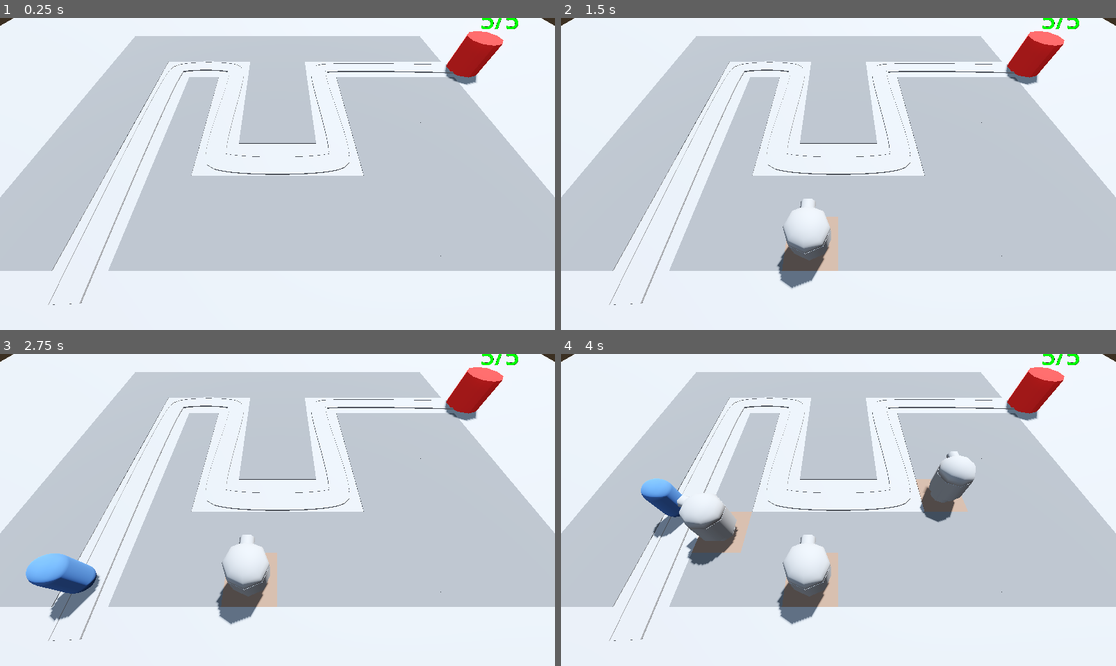
Above: before the commit, frames 1-4 (two rows, left to right).
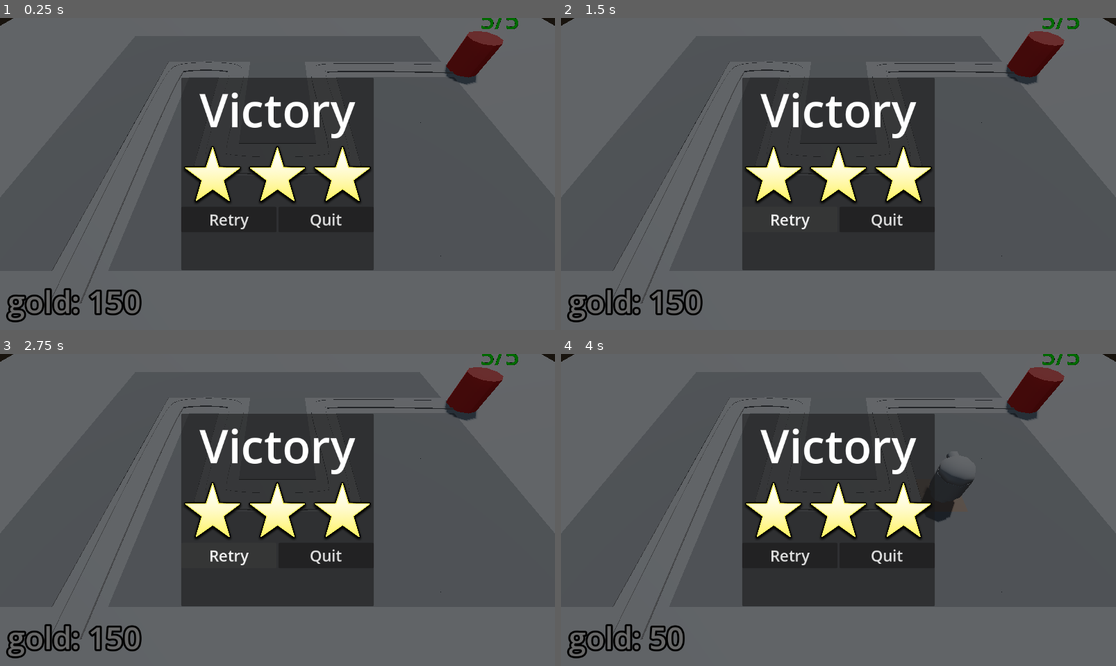
Above: after the commit, the same moments.

Repository: arnoldblake/BarbarianBlaster
Game: Godot game, scene res://BaseLevel.tscn
The game is run twice, just before and just after one commit, with the same random seed, the same clock (stepped at 60 frames per second) and the same inputs.
Inputs (mouse positions are in pixels of both pictures, inside the frame that each line leads up to):
- Up to frame 1 (0.25 s): no input
- Up to frame 2 (1.5 s): click (788, 220) at 0.5 s, where only the run after the commit has a clickable "Retry"; click (788, 220) at 1.25 s, where only the run after the commit has a clickable "Retry"
- Up to frame 3 (2.75 s): click (227, 556) at 2 s, where only the run after the commit has a clickable "Retry"
- Up to frame 4 (4 s): move the mouse to (960, 494) at 2.77 s; press the mouse at (960, 494) at 2.78 s; move the mouse to (727, 525) at 3.52 s; release the mouse at (727, 525) at 3.53 s; click (727, 525) at 3.6 s

The runs differ from the first frame. In frame 1, 99% of the frame differs, in the area x 0-100%, y 0-100%; in frame 2, 99%; in frame 3, 99%; in frame 4, 99%.

Commit message:
Victory Screen

Diff:
--- /dev/null
+++ b/Bank.gd
@@ -0,0 +1,13 @@
+extends MarginContainer
+
+@export var starting_gold : int = 150
+@onready var label = $Label
+
+
+var gold: int:
+	set(gold_in):
+		gold = max(gold_in, 0)
+		label.text = "gold: " + str(gold)
+
+func _ready() -> void:
+	gold = starting_gold
--- a/Base/Base.gd
+++ b/Base/Base.gd
@@ -3,25 +3,25 @@
 @onready var health_label: Label3D = $Label3D
 @export var max_health := 5
 var health : int:
-    set(new_health):
-        health = new_health
-        on_health_set()
-    get:
-        return health
+	set(new_health):
+		health = new_health
+		on_health_set()
+	get:
+		return health
 
 func on_health_set() -> void:
-    health_label.text = str(health) + "/" + str(max_health)
-    var green = Color.GREEN
-    var red = Color.RED
-    var blended_color := red.lerp(green, float(health) / float(max_health))
-    health_label.modulate = blended_color
-    if health < 1:
-        get_tree().reload_current_scene()
+	health_label.text = str(health) + "/" + str(max_health)
+	var green = Color.GREEN
+	var red = Color.RED
+	var blended_color := red.lerp(green, float(health) / float(max_health))
+	health_label.modulate = blended_color
+	if health < 1:
+		get_tree().reload_current_scene()
 
 
 # Called when the node enters the scene tree for the first time.
 func _ready() -> void:
-    health = max_health
+	health = max_health
 
 func  take_damage() -> void:
-    health -= 1
+	health -= 1
--- a/BaseLevel.tscn
+++ b/BaseLevel.tscn
@@ -7,6 +7,9 @@
 [ext_resource type="PackedScene" uid="uid://dgskpchehf6id" path="res://Enemy/Enemy.tscn" id="4_6540i"]
 [ext_resource type="Script" path="res://TurretManager.gd" id="5_ujjnh"]
 [ext_resource type="PackedScene" uid="uid://owva6pga3q40" path="res://Turret/Turret.tscn" id="6_8aokb"]
+[ext_resource type="Script" path="res://Bank.gd" id="8_n2oc4"]
+[ext_resource type="PackedScene" uid="uid://84y5tr0nh0qa" path="res://DifficultyManager/difficulty_manager.tscn" id="9_r2v4e"]
+[ext_resource type="PackedScene" uid="uid://fktpueug5kat" path="res://UserInterface/victory_layer.tscn" id="10_ujw05"]
 
 [sub_resource type="ProceduralSkyMaterial" id="ProceduralSkyMaterial_6r0yt"]
 sky_horizon_color = Color(0.64625, 0.65575, 0.67075, 1)
@@ -27,6 +30,11 @@
 "tilts": PackedFloat32Array(0, 0, 0, 0, 0, 0, 0)
 }
 point_count = 7
+
+[sub_resource type="LabelSettings" id="LabelSettings_l7ilt"]
+font_size = 64
+outline_size = 16
+outline_color = Color(0, 0, 0, 1)
 
 [node name="BaseLevel" type="Node3D"]
 
@@ -53,10 +61,12 @@
 "cells": PackedInt32Array(65530, 0, 0, 65530, 1, 0, 65530, 65535, 0, 65530, 65534, 0, 65530, 65533, 0, 5, 0, 0, 5, 6553 …(1042 unchanged characters)…
 }
 
-[node name="EnemyPath" type="Path3D" parent="."]
+[node name="EnemyPath" type="Path3D" parent="." node_paths=PackedStringArray("difficulty_manager", "victory_layer")]
 curve = SubResource("Curve3D_25sd6")
 script = ExtResource("3_r7y5y")
 enemy_scene = ExtResource("4_6540i")
+difficulty_manager = NodePath("../DifficultyManager")
+victory_layer = NodePath("../VictoryLayer")
 
 [node name="Road" type="CSGPolygon3D" parent="EnemyPath"]
 polygon = PackedVector2Array(-1, 0, -1, 0.1, 1, 0.1, 1, 0)
@@ -66,7 +76,7 @@
 path_interval = 0.5
 path_simplify_angle = 0.0
 path_rotation = 2
-path_local = false
+path_local = true
 path_continuous_u = true
 path_u_distance = 1.0
 path_joined = false
@@ -79,7 +89,7 @@
 path_interval = 0.5
 path_simplify_angle = 0.0
 path_rotation = 2
-path_local = false
+path_local = true
 path_continuous_u = true
 path_u_distance = 1.0
 path_joined = false
@@ -92,7 +102,7 @@
 path_interval = 0.5
 path_simplify_angle = 0.0
 path_rotation = 2
-path_local = false
+path_local = true
 path_continuous_u = true
 path_u_distance = 1.0
 path_joined = false
@@ -109,4 +119,29 @@
 turret = ExtResource("6_8aokb")
 enemy_path = NodePath("../EnemyPath")
 
+[node name="Bank" type="MarginContainer" parent="." groups=["Bank"]]
+anchors_preset = 15
+anchor_right = 1.0
+anchor_bottom = 1.0
+grow_horizontal = 2
+grow_vertical = 2
+mouse_filter = 2
+theme_override_constants/margin_left = 16
+theme_override_constants/margin_top = 16
+theme_override_constants/margin_right = 16
+theme_override_constants/margin_bottom = 16
+script = ExtResource("8_n2oc4")
+
+[node name="Label" type="Label" parent="Bank"]
+layout_mode = 2
+size_flags_horizontal = 0
+size_flags_vertical = 8
+text = "Money"
+label_settings = SubResource("LabelSettings_l7ilt")
+
+[node name="DifficultyManager" parent="." instance=ExtResource("9_r2v4e")]
+
+[node name="VictoryLayer" parent="." instance=ExtResource("10_ujw05")]
+
 [connection signal="timeout" from="EnemyPath/Timer" to="EnemyPath" method="spawn_enemy"]
+[connection signal="stop_spawning_enemies" from="DifficultyManager" to="EnemyPath" method="_on_difficulty_manager_stop_spawning_enemies"]
--- /dev/null
+++ b/DifficultyManager/difficulty_manager.gd
@@ -0,0 +1,25 @@
+extends Node
+
+signal stop_spawning_enemies
+
+@export var game_length : float = 30.0
+@export var spawn_time_curve : Curve
+@export var enemy_health_curve : Curve
+@onready var timer: Timer = $Timer
+
+# Called when the node enters the scene tree for the first time.
+func _ready():
+	timer.start(game_length)
+
+func game_progress_ratio() -> float:
+	return 1.0 - (timer.time_left / game_length)
+
+func get_spawn_time() -> float:
+	return spawn_time_curve.sample(game_progress_ratio())
+
+func get_enemy_health() -> float:
+	return enemy_health_curve.sample(game_progress_ratio())
+
+
+func _on_timer_timeout():
+	stop_spawning_enemies.emit()
--- /dev/null
+++ b/DifficultyManager/difficulty_manager.tscn
@@ -0,0 +1,27 @@
+[gd_scene load_steps=4 format=3 uid="uid://84y5tr0nh0qa"]
+
+[ext_resource type="Script" path="res://DifficultyManager/difficulty_manager.gd" id="1_h4cfq"]
+
+[sub_resource type="Curve" id="Curve_rhkvw"]
+min_value = 0.25
+max_value = 2.0
+_data = [Vector2(0, 2), 0.0, -1.75, 0, 1, Vector2(1, 0.25), -1.75, 0.0, 1, 0]
+point_count = 2
+
+[sub_resource type="Curve" id="Curve_lkxa8"]
+min_value = 2.0
+max_value = 6.0
+_data = [Vector2(0, 2), 0.0, 4.0, 0, 1, Vector2(0.25, 3), 4.0, 0.0, 1, 1, Vector2(0.75, 3), 0.0, 12.0, 1, 1, Vector2(1, 6), 12.0, -2.24842, 1, 0]
+point_count = 4
+metadata/_snap_enabled = true
+metadata/_snap_count = 2
+
+[node name="DifficultyManager" type="Node"]
+script = ExtResource("1_h4cfq")
+spawn_time_curve = SubResource("Curve_rhkvw")
+enemy_health_curve = SubResource("Curve_lkxa8")
+
+[node name="Timer" type="Timer" parent="."]
+one_shot = true
+
+[connection signal="timeout" from="Timer" to="." method="_on_timer_timeout"]
--- a/Enemy/Enemy.gd
+++ b/Enemy/Enemy.gd
@@ -1,19 +1,24 @@
 extends PathFollow3D
 
 @export var movement_speed := 5
-@export var max_health := 5
+@export var max_health := 2
+@export var gold_value : int = 15
+
+
+@onready var base = get_tree().get_first_node_in_group("Base")
+@onready var animation_player = $AnimationPlayer
+@onready var bank : MarginContainer = get_tree().get_first_node_in_group("Bank")
+
 var health : int:
 	set(new_health):
-		health = new_health
 		if new_health < health:
 			animation_player.play("hit")
+		health = new_health
 		if health < 1:
+			bank.gold += gold_value
 			queue_free()
 	get:
 		return health
-
-@onready var base = get_tree().get_first_node_in_group("Base")
-@onready var animation_player = $AnimationPlayer
 
 func _ready() -> void:
 	health = max_health
@@ -21,9 +26,9 @@
 # Called every frame. 'delta' is the elapsed time since the previous frame.
 func _process(delta: float) -> void:
 	if progress_ratio == 1.0:
-		print(progress_ratio)
 		base.take_damage()
 		set_process(false)
+		queue_free()
 	else:
 		progress += delta * movement_speed
 
--- a/EnemyPath.gd
+++ b/EnemyPath.gd
@@ -1,7 +1,24 @@
 extends Path3D
 
 @export var enemy_scene : PackedScene
+@export var difficulty_manager: Node
+@export var victory_layer : CanvasLayer
+@onready var timer = $Timer
 
 func spawn_enemy() -> void:
 	var new_enemy = enemy_scene.instantiate()
+	new_enemy.max_health = difficulty_manager.get_enemy_health()
 	add_child(new_enemy)
+	timer.wait_time = difficulty_manager.get_spawn_time()
+	new_enemy.tree_exited.connect(enemy_defeated)
+
+
+func _on_difficulty_manager_stop_spawning_enemies():
+	timer.stop()
+
+func enemy_defeated() -> void:
+	if timer.is_stopped():
+		for child in get_children():
+			if child is PathFollow3D:
+				return
+		victory_layer.visible = true
--- a/RayCamera/Ray_Camera.gd
+++ b/RayCamera/Ray_Camera.gd
@@ -2,7 +2,9 @@
 
 @export	var grid_map : GridMap
 @export var turret_manager : Node3D
+@export var turret_cost : int = 100
 @onready var ray :RayCast3D = $RayCast3D
+@onready var bank : MarginContainer = get_tree().get_first_node_in_group("Bank")
 
 # Called when the node enters the scene tree for the first time.
 func _ready() -> void:
@@ -16,15 +18,20 @@
 	ray.force_raycast_update()
 
 	if ray.is_colliding():
-		Input.set_default_cursor_shape(Input.CURSOR_POINTING_HAND)
-		var collider = ray.get_collider()
-		if collider is GridMap:
-			if Input.is_action_pressed("click"):
-				var collision_point = ray.get_collision_point()
-				var cell = grid_map.local_to_map(collision_point)
-				if grid_map.get_cell_item(cell) == 0:
-					grid_map.set_cell_item(cell, 1)
-					var tile_position = grid_map.map_to_local(cell)
-					turret_manager.build_turret(tile_position)
+		if bank.gold >= turret_cost:
+			Input.set_default_cursor_shape(Input.CURSOR_POINTING_HAND)
+			var collider = ray.get_collider()
+			if collider is GridMap:
+				if Input.is_action_pressed("click"):
+					var collision_point = ray.get_collision_point()
+					var cell = grid_map.local_to_map(collision_point)
+					if grid_map.get_cell_item(cell) == 0:
+						grid_map.set_cell_item(cell, 1)
+						var tile_position = grid_map.map_to_local(cell)
+						turret_manager.build_turret(tile_position)
+						bank.gold -= turret_cost
+
+		else:
+			Input.set_default_cursor_shape(Input.CURSOR_ARROW)
 	else:
 		Input.set_default_cursor_shape(Input.CURSOR_ARROW)
--- /dev/null
+++ b/UserInterface/victory_layer.gd
@@ -0,0 +1,8 @@
+extends CanvasLayer
+
+func _on_retry_button_pressed():
+	get_tree().reload_current_scene()
+
+
+func _on_quit_button_pressed():
+	get_tree().quit()
--- /dev/null
+++ b/UserInterface/victory_layer.tscn
@@ -0,0 +1,83 @@
+[gd_scene load_steps=4 format=3 uid="uid://fktpueug5kat"]
+
+[ext_resource type="Script" path="res://UserInterface/victory_layer.gd" id="1_qciok"]
+[ext_resource type="Texture2D" uid="uid://ce4eoctkx3e8o" path="res://Assets/star.png" id="2_62huv"]
+
+[sub_resource type="LabelSettings" id="LabelSettings_i58nr"]
+font_size = 96
+
+[node name="VictoryLayer" type="CanvasLayer"]
+script = ExtResource("1_qciok")
+
+[node name="ColorRect" type="ColorRect" parent="."]
+anchors_preset = 15
+anchor_right = 1.0
+anchor_bottom = 1.0
+grow_horizontal = 2
+grow_vertical = 2
+color = Color(0, 0, 0, 0.588235)
+
+[node name="CenterContainer" type="CenterContainer" parent="."]
+anchors_preset = 15
+anchor_right = 1.0
+anchor_bottom = 1.0
+grow_horizontal = 2
+grow_vertical = 2
+
+[node name="PanelContainer" type="PanelContainer" parent="CenterContainer"]
+custom_minimum_size = Vector2(400, 400)
+layout_mode = 2
+
+[node name="VBoxContainer" type="VBoxContainer" parent="CenterContainer/PanelContainer"]
+layout_mode = 2
+
+[node name="Label" type="Label" parent="CenterContainer/PanelContainer/VBoxContainer"]
+layout_mode = 2
+text = "Victory"
+label_settings = SubResource("LabelSettings_i58nr")
+horizontal_alignment = 1
+
+[node name="StarCopntainer" type="HBoxContainer" parent="CenterContainer/PanelContainer/VBoxContainer"]
+layout_mode = 2
+
+[node name="Star" type="TextureRect" parent="CenterContainer/PanelContainer/VBoxContainer/StarCopntainer"]
+custom_minimum_size = Vector2(128, 128)
+layout_mode = 2
+size_flags_horizontal = 3
+texture = ExtResource("2_62huv")
+expand_mode = 2
+stretch_mode = 5
+
+[node name="Star2" type="TextureRect" parent="CenterContainer/PanelContainer/VBoxContainer/StarCopntainer"]
+custom_minimum_size = Vector2(128, 128)
+layout_mode = 2
+size_flags_horizontal = 3
+texture = ExtResource("2_62huv")
+expand_mode = 2
+stretch_mode = 5
+
+[node name="Star3" type="TextureRect" parent="CenterContainer/PanelContainer/VBoxContainer/StarCopntainer"]
+custom_minimum_size = Vector2(128, 128)
+layout_mode = 2
+size_flags_horizontal = 3
+texture = ExtResource("2_62huv")
+expand_mode = 2
+stretch_mode = 5
+
+[node name="HBoxContainer" type="HBoxContainer" parent="CenterContainer/PanelContainer/VBoxContainer"]
+layout_mode = 2
+
+[node name="RetryButton" type="Button" parent="CenterContainer/PanelContainer/VBoxContainer/HBoxContainer"]
+layout_mode = 2
+size_flags_horizontal = 3
+theme_override_font_sizes/font_size = 32
+text = "Retry"
+
+[node name="QuitButton" type="Button" parent="CenterContainer/PanelContainer/VBoxContainer/HBoxContainer"]
+layout_mode = 2
+size_flags_horizontal = 3
+theme_override_font_sizes/font_size = 32
+text = "Quit"
+
+[connection signal="pressed" from="CenterContainer/PanelContainer/VBoxContainer/HBoxContainer/RetryButton" to="." method="_on_retry_button_pressed"]
+[connection signal="pressed" from="CenterContainer/PanelContainer/VBoxContainer/HBoxContainer/QuitButton" to="." method="_on_quit_button_pressed"]
Binary file added: Assets/star.png
Not shown, added: Assets/star.png.import
Not shown: 1 places in BaseLevel.tscn that only renumber resources
Not shown: 4 places in MeshLibraries/SpaceLibrary.tres that only renumber resources
